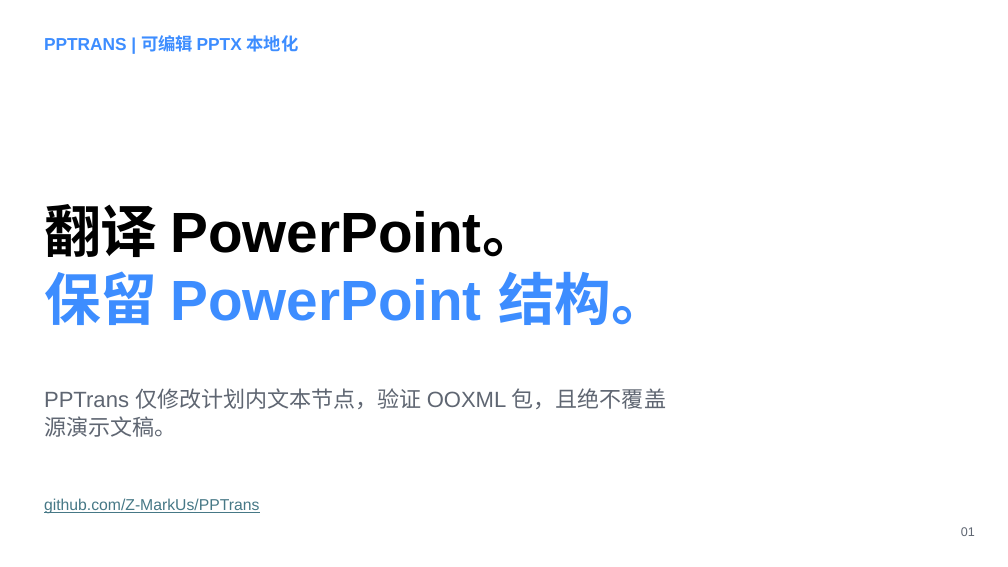
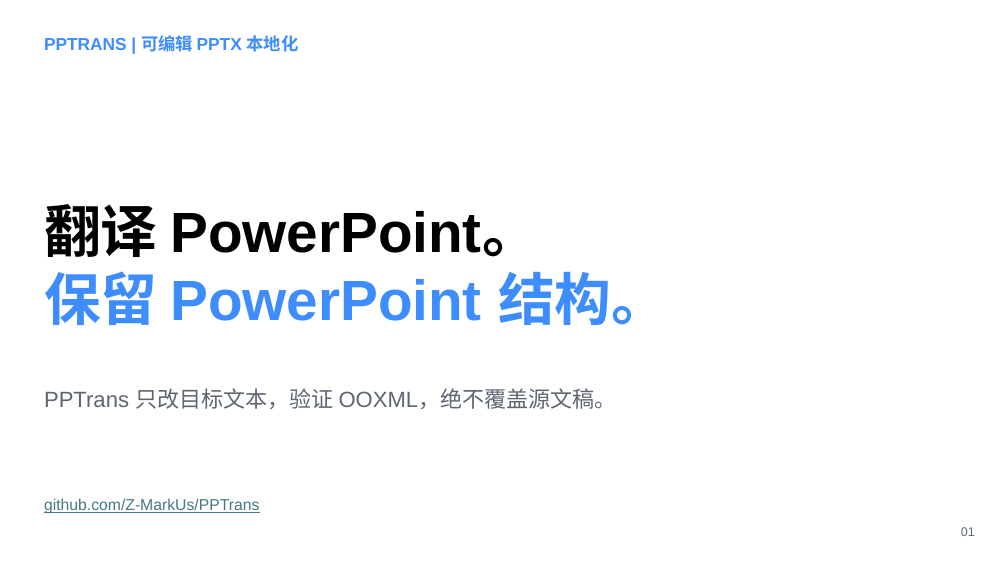
Before and after one commit to Z-MarkUs/PPTrans, a slide deck: slide 1 of examples/pptrans-demo.zh-CN.pptx. Drawn at 1008x567 pixels with LibreOffice and Linux fonts; fonts in the diff are those of the drawing. Boxes give left, top, right and bottom in pixels: in the first picture for what was removed or moved away, otherwise in the second. Text is boxed around its words. In the diff, an @@ line names an element or a change of style, - is before the commit and + after.

```diff
--- a/examples/pptrans-demo.zh-CN.pptx
+++ b/examples/pptrans-demo.zh-CN.pptx
@@ text at (44, 388, 617, 409): text changed @@
-PPTrans 仅修改计划内文本节点，验证 OOXML 包，且绝不覆盖源演示文稿。
+PPTrans 只改目标文本，验证 OOXML，绝不覆盖源文稿。
```
Also in this commit, not shown: 1 other slide changed, 3 other files.
